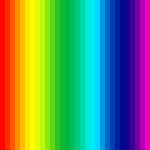
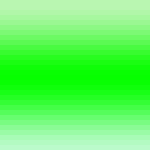
Layer changes from the first 150×150 image to the second:
added layer "laserboss" above "Layer 1" over [0, 0, 150, 150]
hid "Layer 1" over [0, 0, 150, 150]
hid "Layer 0" over [0, 0, 150, 150]
